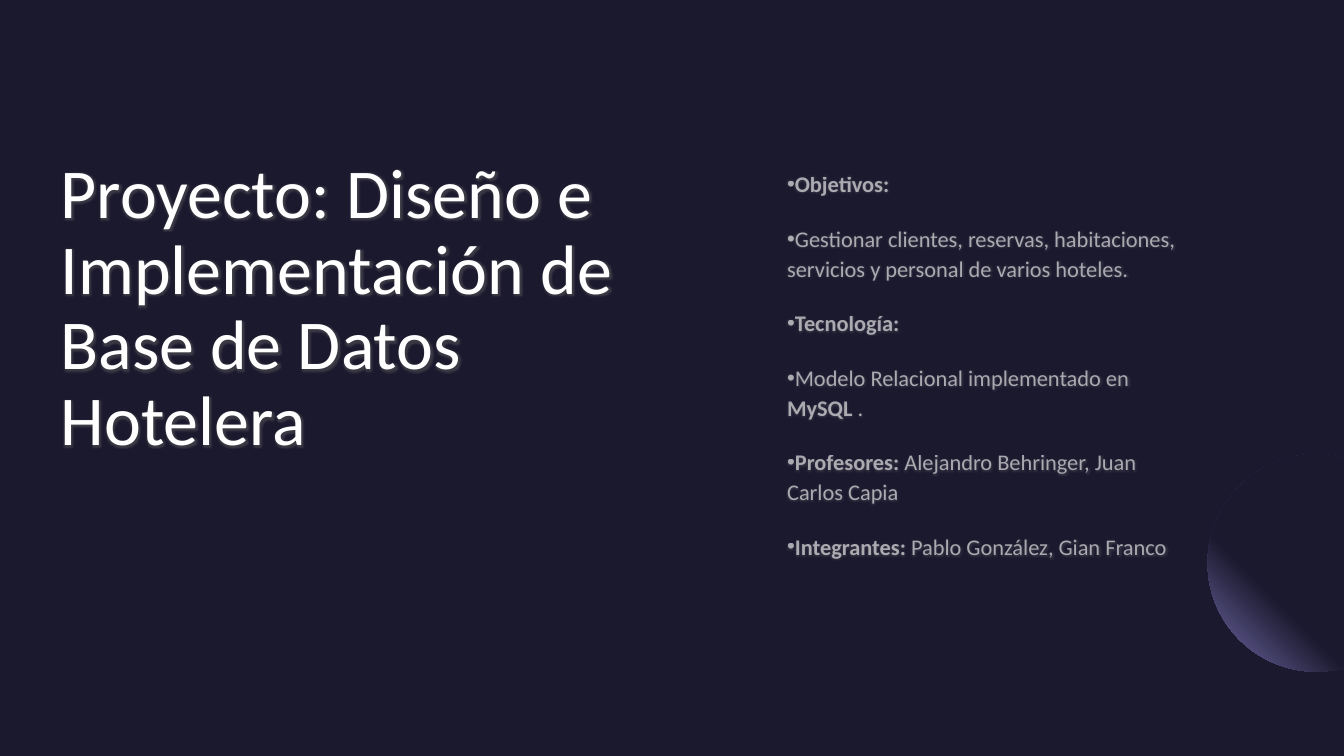
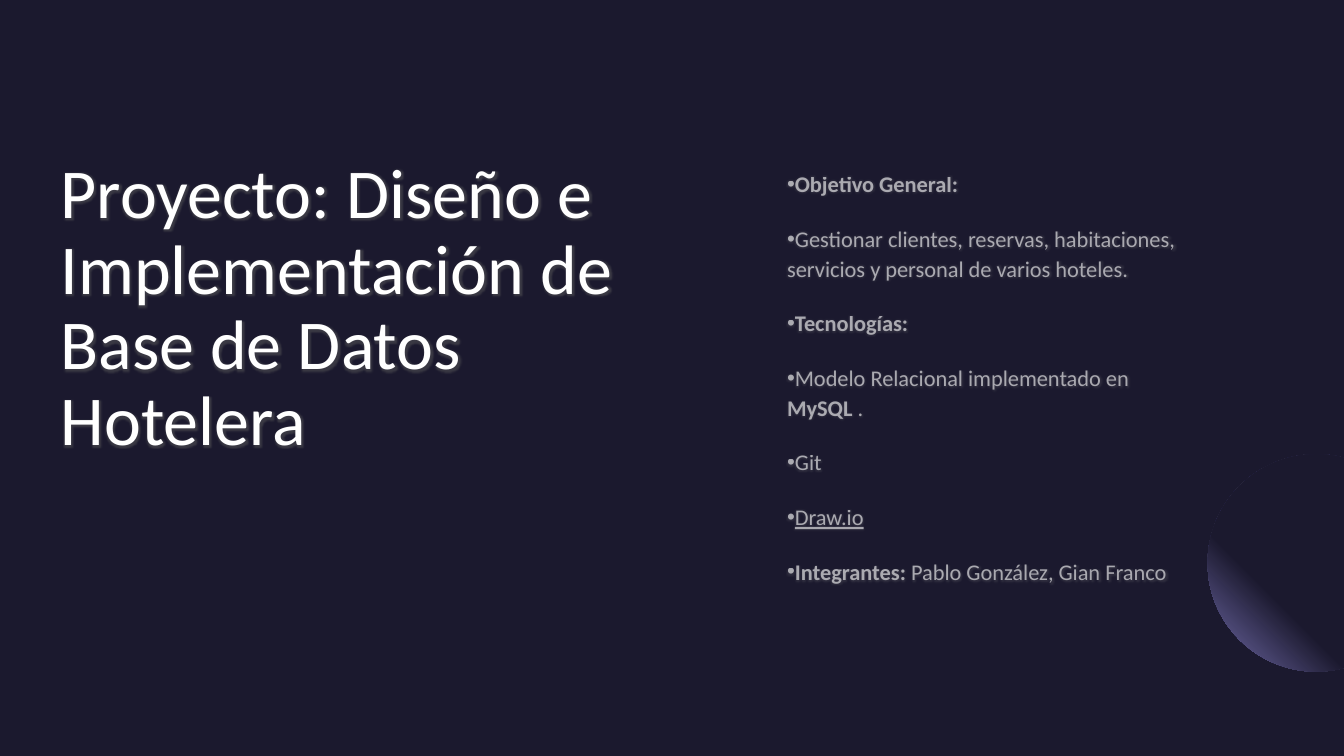
Before and after one commit to Crove7/BaseDeDatos, a slide deck: slide 1 of Documentacion/Presentacion.pptx. Drawn at 1344x756 pixels with LibreOffice and Linux fonts; fonts in the diff are those of the drawing. Boxes give left, top, right and bottom in pixels: in the first picture for what was removed or moved away, otherwise in the second. Text is boxed around its words. In the diff, an @@ line names an element or a change of style, - is before the commit and + after.

```diff
--- a/Documentacion/Presentacion.pptx
+++ b/Documentacion/Presentacion.pptx
@@ subtitle at (795,177,958,196): text changed @@
-• Objetivos:
+• Objetivo General:
@@ subtitle at (795,316,908,335): text changed @@
-• Tecnología:
+• Tecnologías:
@@ subtitle at (795,455,864,529): text changed @@
-• Profesores: Alejandro Behringer, Juan Carlos Capia
+• Git
+• Draw.io
```
Also in this commit, not shown: 4 other slides changed, 2 slides added.
